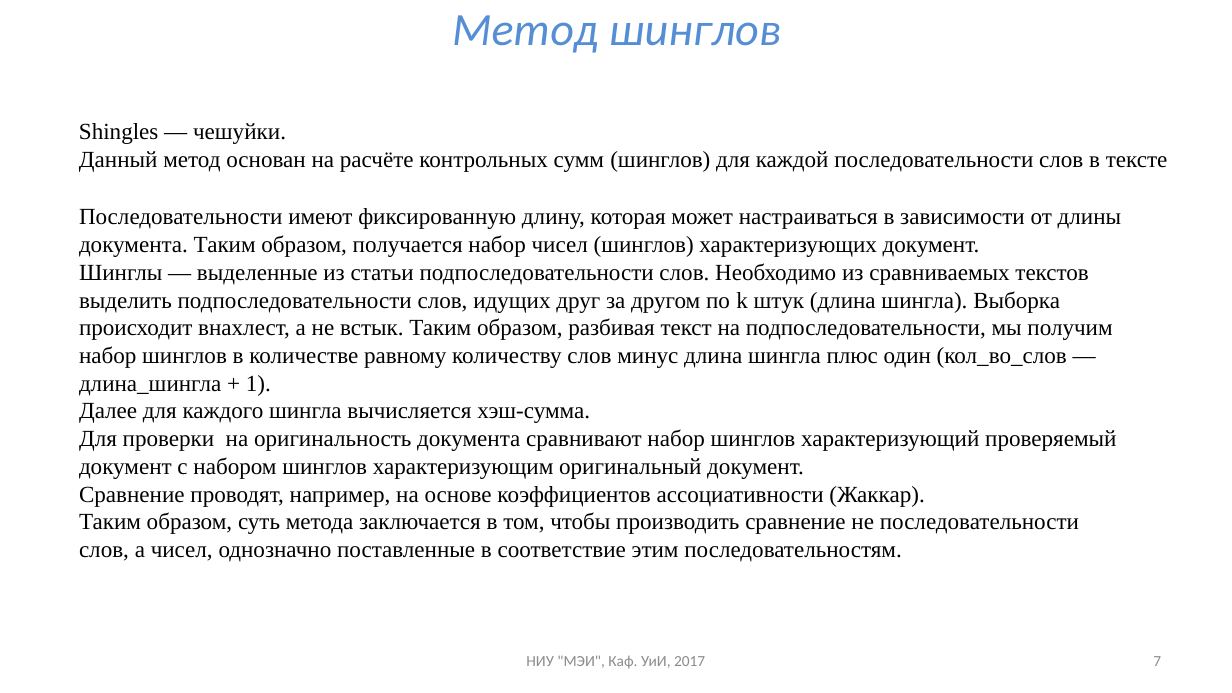
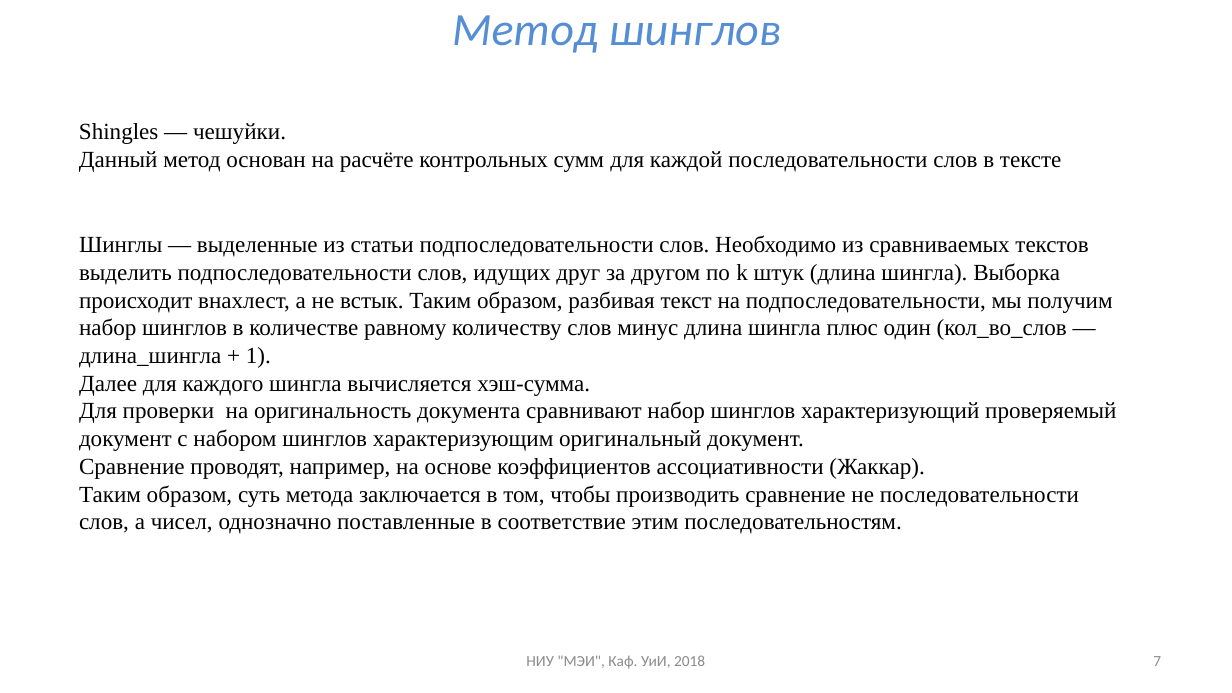
Before and after one commit to uii-mpei/uii-mpei.github.io, a slide deck: slide 7 of study/courses/iis/IIS_lec_7.pptx. Drawn at 1232x693 pixels with LibreOffice and Linux fonts; fonts in the diff are those of the drawing. Boxes give left, top, right and bottom in pixels: in the first picture for what was removed or moved away, otherwise in the second. Text is boxed around its words. In the diff, an @@ line names an element or a change of style, - is before the commit and + after.

```diff
--- a/study/courses/iis/IIS_lec_7.pptx
+++ b/study/courses/iis/IIS_lec_7.pptx
@@ text at (x1=79, y1=151, x2=1061, y2=172): text changed @@
-Данный метод основан на расчёте контрольных сумм (шинглов) для каждой последовательности слов в тексте
+Данный метод основан на расчёте контрольных сумм для каждой последовательности слов в тексте
@@ text at (x1=79, y1=208, x2=1121, y2=257): paragraph removed @@
-Последовательности имеют фиксированную длину, которая может настраиваться в зависимости от длины документа. Таким образом, получается набор чисел (шинглов) характеризующих документ.
@@ text at (x1=526, y1=655, x2=705, y2=669): text changed @@
-НИУ "МЭИ", Каф. УиИ, 2017
+НИУ "МЭИ", Каф. УиИ, 2018
```
Also in this commit, not shown: 19 other slides changed, 4 other files.
